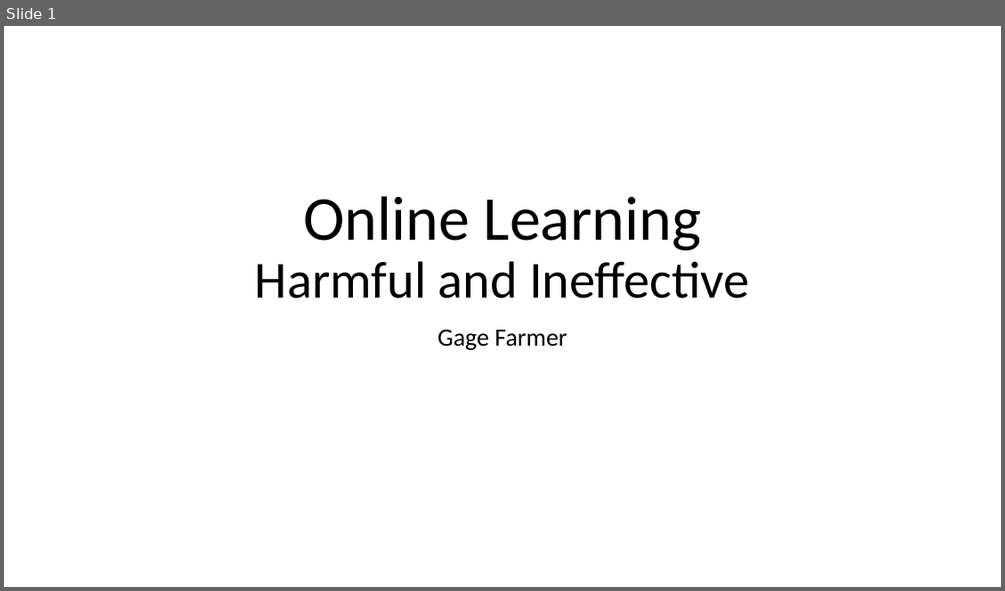
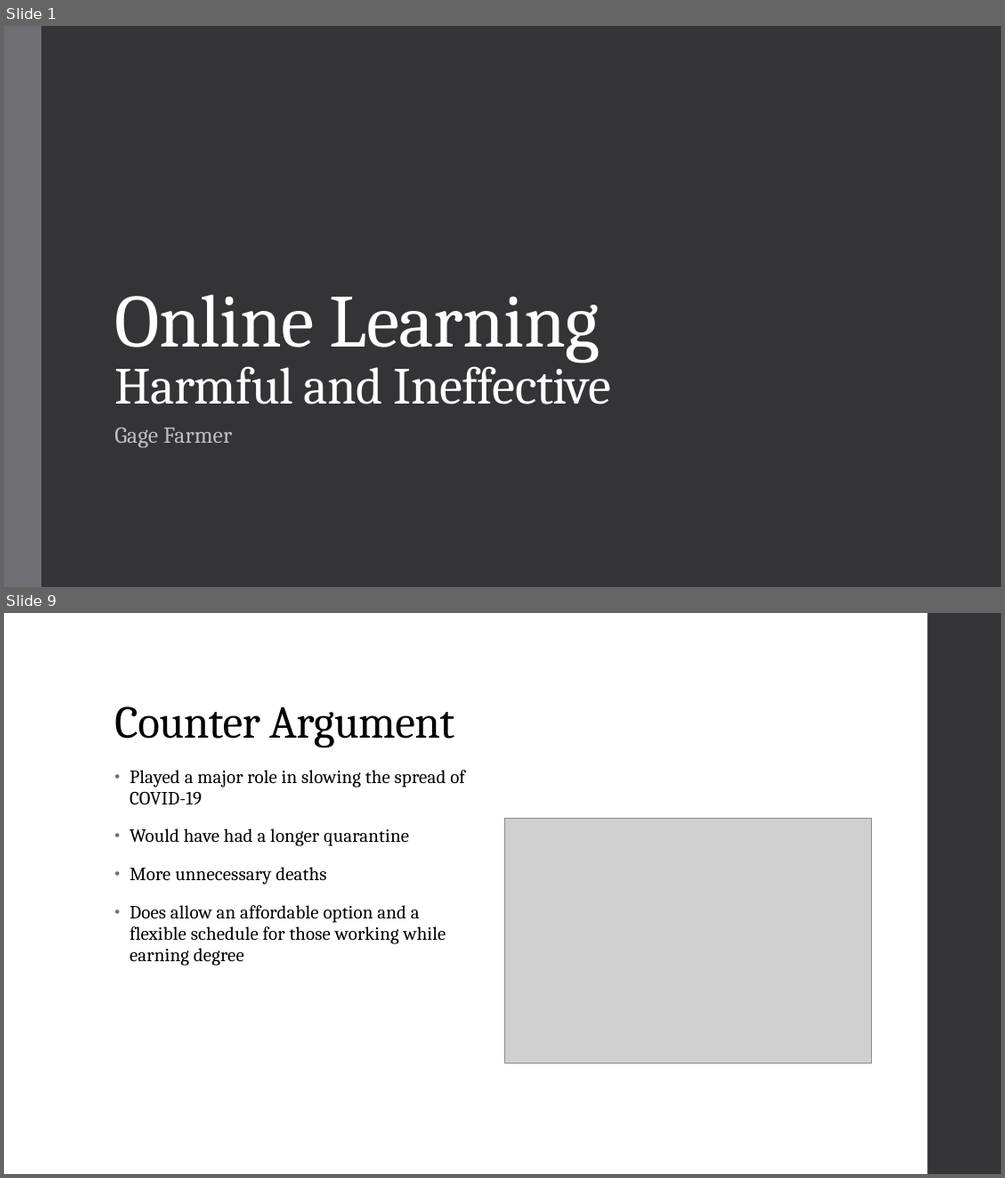
Before and after one commit to trickyok/College-Work, a slide deck: Spring 2022/Comp II/Writing Project 3/Online Learning.pptx. Shown one above the other, each under a label of ours: slide 1 before the commit, slides 1 and 9 after it; the slides between them are not shown. The pictures are 1005x591 and 1005x1178 pixels, drawn with LibreOffice and Linux fonts; fonts in the diff are those of the drawing; grey boxes stand for pictures. Boxes give left, top, right and bottom in pixels: in the first picture for what was removed or moved away, otherwise in the second. Text is boxed around its words. In the diff, an @@ line names an element or a change of style, - is before the commit and + after.

```diff
--- a/Spring 2022/Comp II/Writing Project 3/Online Learning.pptx
+++ b/Spring 2022/Comp II/Writing Project 3/Online Learning.pptx
@@ slide 9 added at (4, 613, 1001, 1174), background #FFFFFF @@
@@ rectangle added at (928, 613, 1001, 1174), fill #353537 @@
@@ title added at (114, 706, 454, 747), 44 pt, text #000000 @@
+Counter Argument
@@ text added at (129, 770, 465, 965), 18 pt, text #000000 @@
+• Played a major role in slowing the spread of COVID-19
+• Would have had a longer quarantine
+• More unnecessary deaths
+• Does allow an affordable option and a flexible schedule for those working while earning degree
@@ picture added at (505, 818, 872, 1062) @@
@@ slide 1 changed as well @@
@@ background #FFFFFF to #353537 @@
@@ rectangle added at (4, 26, 41, 587), fill #6F6F74 @@
@@ title "Online Learning Harmful and Ineffective": place and size @@
-title "Online Learning Harmful and Ineffective" at (255, 196, 749, 298)
+title "Online Learning Harmful and Ineffective" at (114, 294, 612, 404)
@@ title "Online Learning Harmful and Ineffective" at (114, 294, 612, 404): size 60 to 72 pt in "Online Learning"; font Calibri to Cambria, text colour #000000 to #FFFFFF, letter spacing 0 to -0.5 pt; alignment centre to left; line spacing 0.9 to 0.85 @@
@@ subtitle "Gage Farmer": place and size @@
-subtitle "Gage Farmer" at (437, 329, 566, 350)
+subtitle "Gage Farmer" at (114, 426, 232, 448)
@@ subtitle "Gage Farmer" at (114, 426, 232, 448): size 24 to 22 pt, font Calibri to Cambria, text colour #000000 to #BFBFBF, letter spacing 0 to 0.1 pt; alignment centre to left; line spacing 0.9 to 0.95; more space between paragraphs @@
```
Also in this commit, not shown: 4 other slides changed, 7 other slides added, 7 slides removed.
